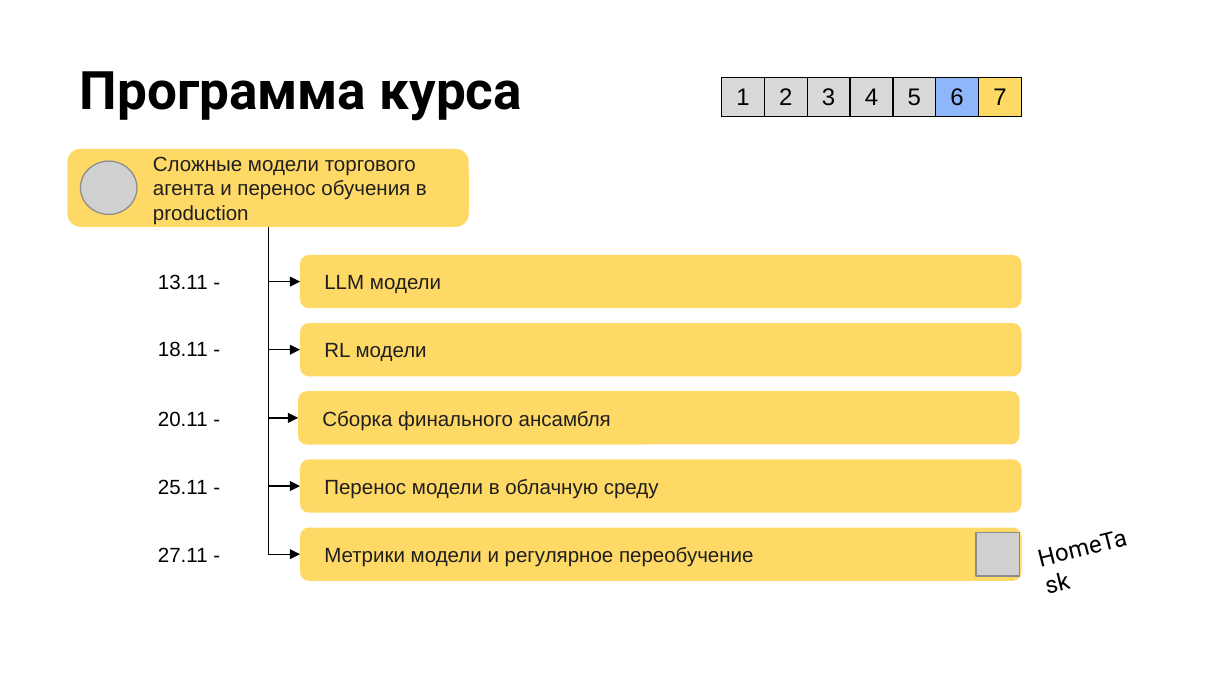
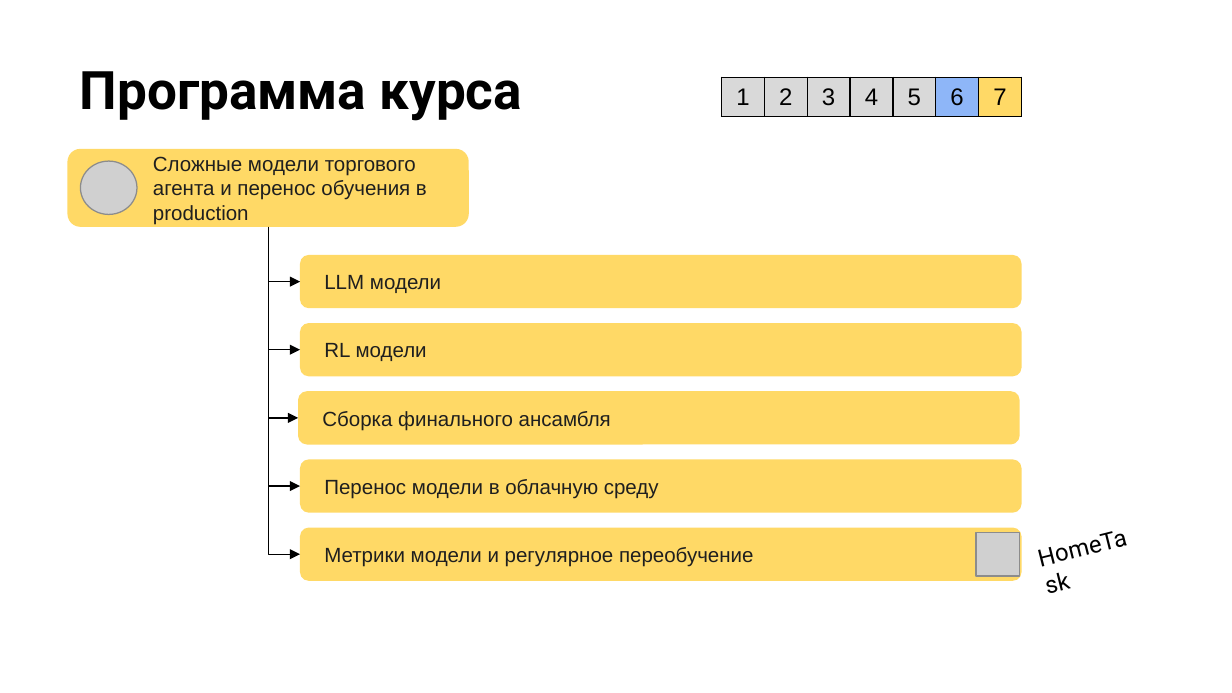
Before and after one commit to stureiko/Otus_lectures, a slide deck: slide 17 of FinML/01 - Intro/Presentation/01 - Intro.pptx. Drawn at 1232x693 pixels with LibreOffice and Linux fonts; fonts in the diff are those of the drawing; grey boxes stand for pictures; background and template pictures are left out. Boxes give left, top, right and bottom in pixels: in the first picture for what was removed or moved away, otherwise in the second. Text is boxed around its words. In the diff, an @@ line names an element or a change of style, - is before the commit and + after.

```diff
--- a/FinML/01 - Intro/Presentation/01 - Intro.pptx
+++ b/FinML/01 - Intro/Presentation/01 - Intro.pptx
@@ text removed at [158,274,208,290] @@
-13.11 -
@@ text removed at [158,341,208,357] @@
-18.11 -
@@ text removed at [158,411,208,427] @@
-20.11 -
@@ text removed at [158,479,208,495] @@
-25.11 -
@@ text removed at [158,547,208,562] @@
-27.11 -
```
Also in this commit, not shown: 10 other slides changed, 17 other files.
